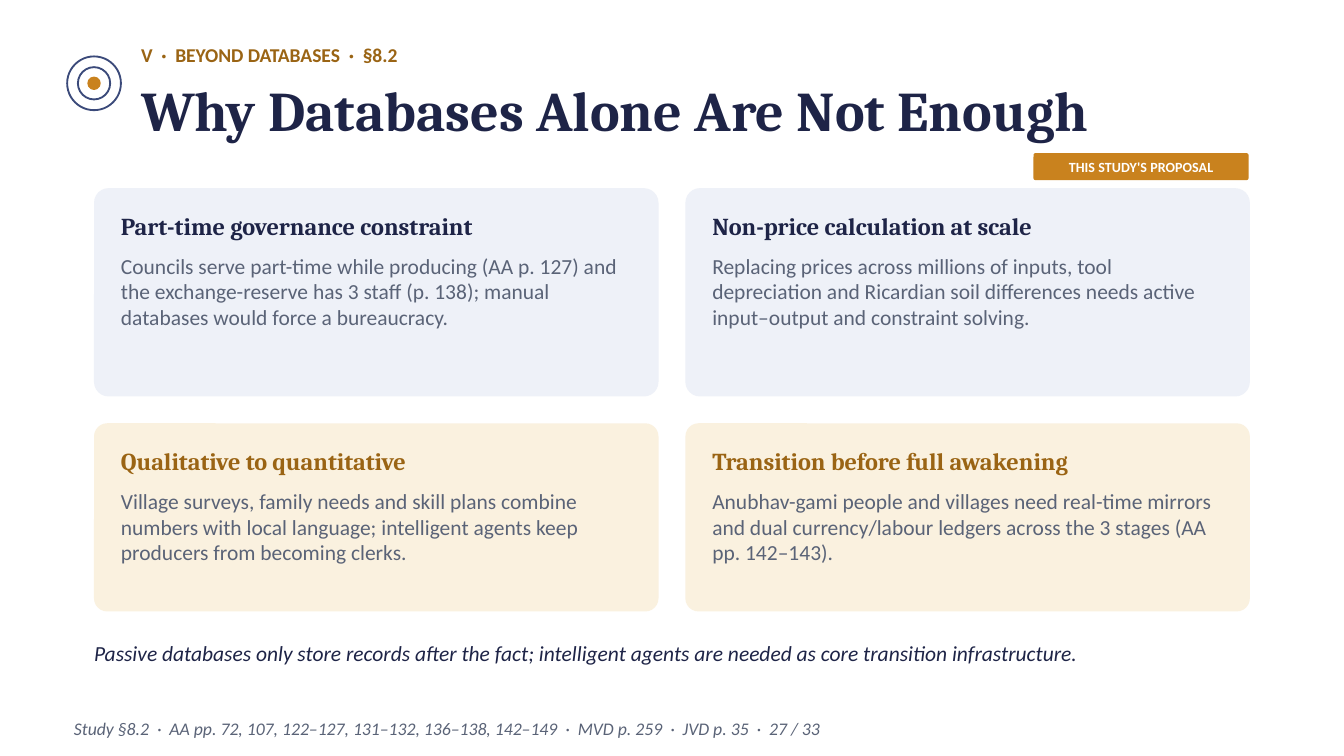
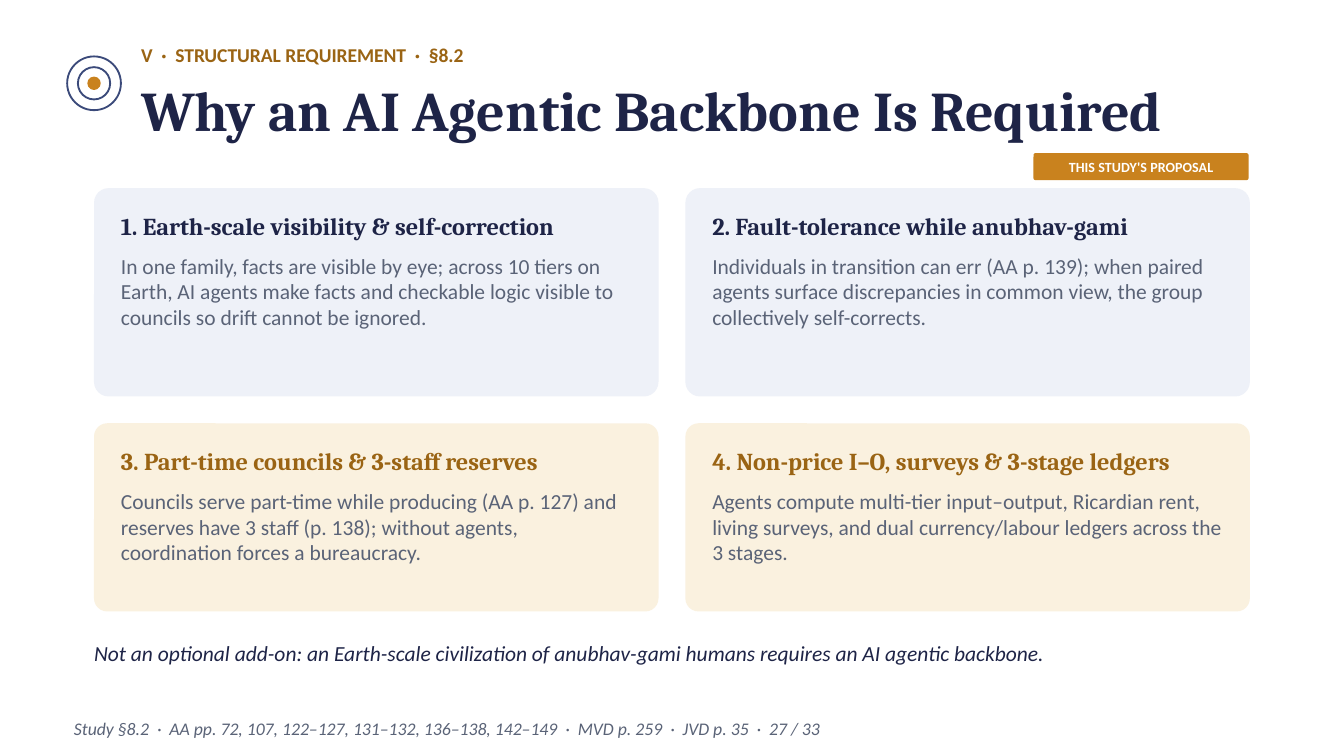
Before and after one commit to raghavamohan/AnalyticMadhyasthDarshan, a slide deck: slide 27 of Studies/Prosperity-Economics-And-Right-Use/Prosperity-Economics-And-Right-Use-Madhyasth-Darshan.pptx. Drawn at 1344x756 pixels with LibreOffice and Linux fonts; fonts in the diff are those of the drawing. Boxes give left, top, right and bottom in pixels: in the first picture for what was removed or moved away, otherwise in the second. Text is boxed around its words. In the diff, an @@ line names an element or a change of style, - is before the commit and + after.

Commit message:
Update Prosperity Economics presentation decks for Earth-scale vision and 10-tier AI backbone

```diff
--- a/Studies/Prosperity-Economics-And-Right-Use/Prosperity-Economics-And-Right-Use-Madhyasth-Darshan.pptx
+++ b/Studies/Prosperity-Economics-And-Right-Use/Prosperity-Economics-And-Right-Use-Madhyasth-Darshan.pptx
@@ text at [141,48,464,65]: text changed @@
-V · BEYOND DATABASES · §8.2
+V · STRUCTURAL REQUIREMENT · §8.2
@@ text at [141,92,1161,143]: text changed @@
-Why Databases Alone Are Not Enough
+Why an AI Agentic Backbone Is Required
@@ text at [121,218,554,241]: text changed @@
-Part-time governance constraint
+1. Earth-scale visibility & self-correction
@@ text at [712,218,1128,241]: text changed @@
-Non-price calculation at scale
+2. Fault-tolerance while anubhav-gami
@@ text at [121,259,613,329]: text changed @@
-Councils serve part-time while producing (AA p. 127) and the exchange-reserve has 3 staff (p. 138); manual databases would force a bureaucracy.
+In one family, facts are visible by eye; across 10 tiers on Earth, AI agents make facts and checkable logic visible to councils so drift cannot be ignored.
@@ text at [712,258,1204,329]: text changed @@
-Replacing prices across millions of inputs, tool depreciation and Ricardian soil differences needs active input–output and constraint solving.
+Individuals in transition can err (AA p. 139); when paired agents surface discrepancies in common view, the group collectively self-corrects.
@@ text at [121,453,537,470]: text changed @@
-Qualitative to quantitative
+3. Part-time councils & 3-staff reserves
@@ text at [712,453,1170,476]: text changed @@
-Transition before full awakening
+4. Non-price I–O, surveys & 3-stage ledgers
@@ text at [121,493,617,564]: text changed @@
-Village surveys, family needs and skill plans combine numbers with local language; intelligent agents keep producers from becoming clerks.
+Councils serve part-time while producing (AA p. 127) and reserves have 3 staff (p. 138); without agents, coordination forces a bureaucracy.
@@ text at [712,494,1221,564]: text changed @@
-Anubhav-gami people and villages need real-time mirrors and dual currency/labour ledgers across the 3 stages (AA pp. 142–143).
+Agents compute multi-tier input–output, Ricardian rent, living surveys, and dual currency/labour ledgers across the 3 stages.
@@ text at [94,646,1044,665]: text changed @@
-Passive databases only store records after the fact; intelligent agents are needed as core transition infrastructure.
+Not an optional add-on: an Earth-scale civilization of anubhav-gami humans requires an AI agentic backbone.
```
Also in this commit, not shown: 21 other slides changed, 2 other files.
